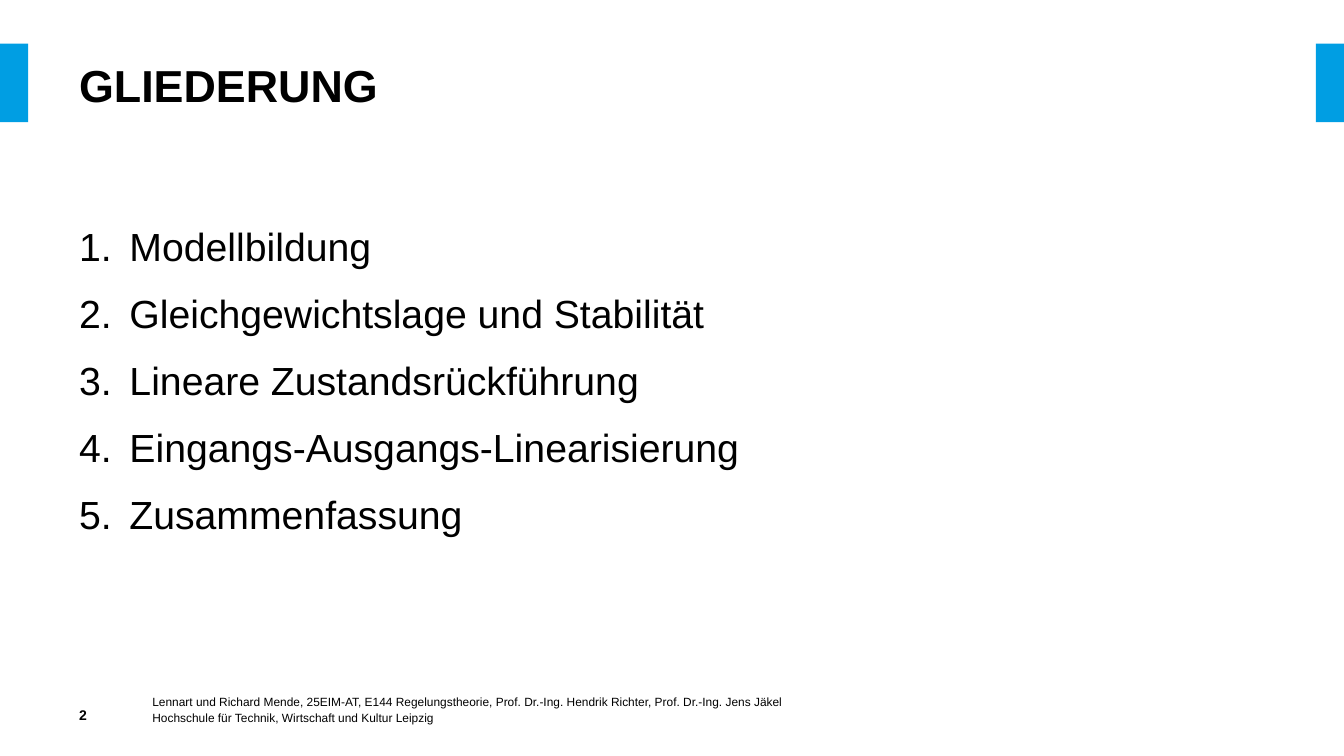
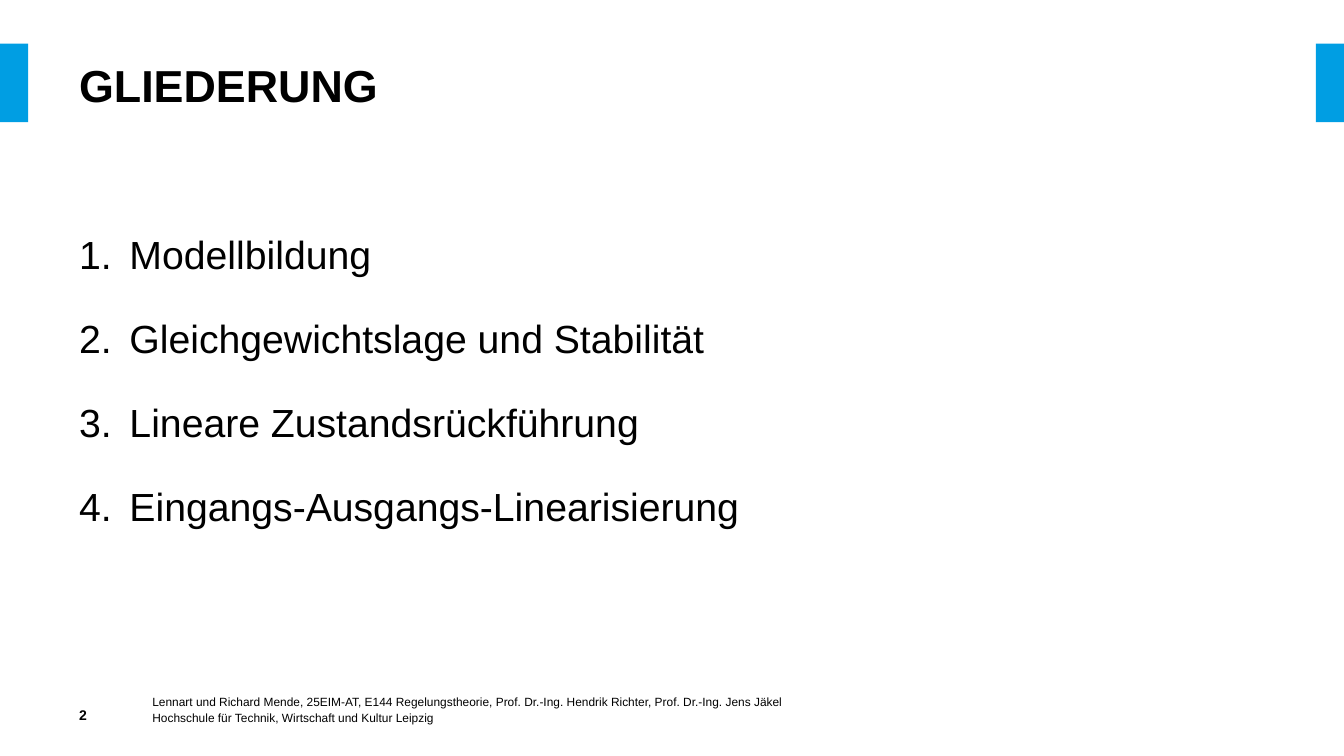
Before and after one commit to LennartMende/ColpittsOscillator, a slide deck: slide 2 of Präsentationen/Abschlusspräsentation.pptx. Drawn at 1344x756 pixels with LibreOffice and Linux fonts; fonts in the diff are those of the drawing; background and template pictures are left out. Boxes give left, top, right and bottom in pixels: in the first picture for what was removed or moved away, otherwise in the second. Text is boxed around its words. In the diff, an @@ line names an element or a change of style, - is before the commit and + after.

```diff
--- a/Präsentationen/Abschlusspräsentation.pptx
+++ b/Präsentationen/Abschlusspräsentation.pptx
@@ text "Modellbildung" at (129,240,739,529): more space between paragraphs @@
@@ text at (129,500,462,537): paragraph removed @@
-5. Zusammenfassung
```
Also in this commit, not shown: 6 other slides changed, 1 other file.
